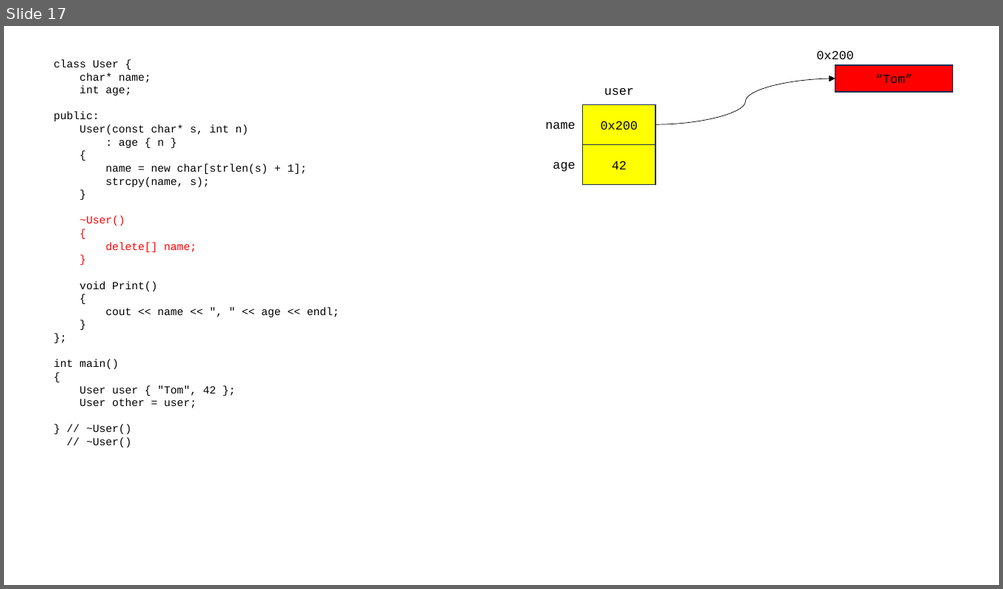
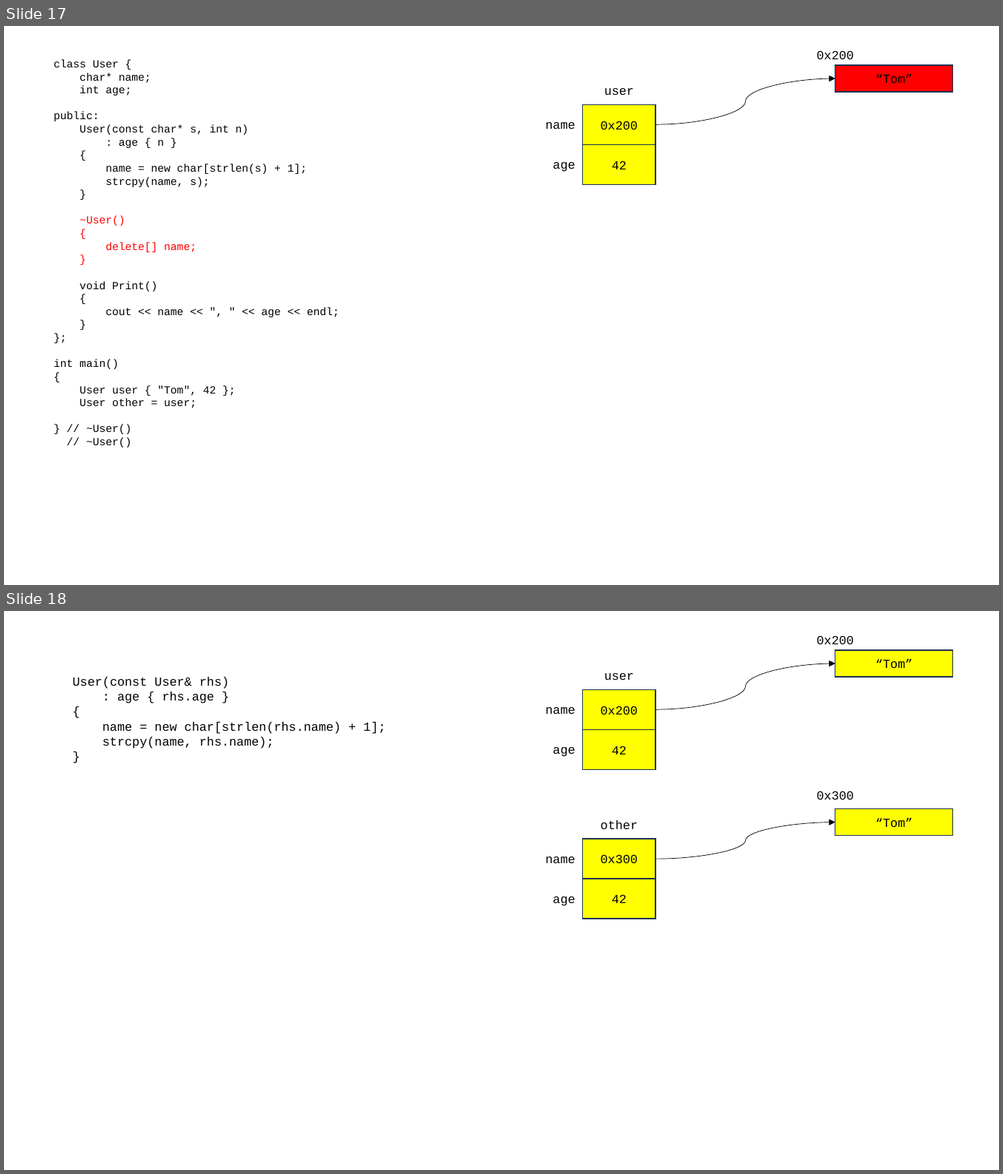
Before and after one commit to joonsungk/cpp_231023, a slide deck: cpp_231023.pptx. Shown one above the other, each under a label of ours: slide 17 before the commit, slides 17 and 18 after it. The pictures are 1003x589 and 1003x1174 pixels, drawn with LibreOffice and Linux fonts; fonts in the diff are those of the drawing. Boxes give left, top, right and bottom in pixels: in the first picture for what was removed or moved away, otherwise in the second. Text is boxed around its words. In the diff, an @@ line names an element or a change of style, - is before the commit and + after.

```diff
--- a/cpp_231023.pptx
+++ b/cpp_231023.pptx
@@ slide 18 added at (x1=4, y1=611, x2=999, y2=1170), background #FFFFFF @@
@@ text added at (x1=817, y1=635, x2=854, y2=644), 12 pt, text #000000 @@
+0x200
@@ rectangle added at (x1=835, y1=649, x2=953, y2=677), fill #FFFF00, outline #1E3256 1 pt, 12 pt, text #000000 @@
+“Tom”
@@ text added at (x1=73, y1=677, x2=385, y2=749), 12 pt, text #000000 @@
+User(const User& rhs)
+: age { rhs.age }
+{
+name = new char[strlen(rhs.name) + 1];
+strcpy(name, rhs.name);
+}
@@ text added at (x1=604, y1=673, x2=634, y2=680), 12 pt, text #000000 @@
+user
@@ curved arrow added from (655, 709) to (835, 664), #000000 0.5 pt @@
@@ rectangle added at (x1=582, y1=689, x2=655, y2=729), fill #FFFF00, outline #1E3256 1 pt, 12 pt, text #000000 @@
+0x200
@@ text added at (x1=545, y1=707, x2=575, y2=714), 12 pt, text #000000 @@
+name
@@ rectangle added at (x1=582, y1=729, x2=655, y2=770), fill #FFFF00, outline #1E3256 1 pt, 12 pt, text #000000 @@
+42
@@ text added at (x1=552, y1=747, x2=575, y2=757), 12 pt, text #000000 @@
+age
@@ text added at (x1=817, y1=791, x2=854, y2=800), 12 pt, text #000000 @@
+0x300
@@ rectangle added at (x1=835, y1=809, x2=953, y2=835), fill #FFFF00, outline #1E3256 1 pt, 12 pt, text #000000 @@
+“Tom”
@@ text added at (x1=600, y1=820, x2=637, y2=829), 12 pt, text #000000 @@
+other
@@ curved arrow added from (655, 860) to (835, 822), #000000 0.5 pt @@
@@ rectangle added at (x1=582, y1=840, x2=655, y2=880), fill #FFFF00, outline #1E3256 1 pt, 12 pt, text #000000 @@
+0x300
@@ text added at (x1=545, y1=857, x2=575, y2=863), 12 pt, text #000000 @@
+name
@@ text added at (x1=552, y1=897, x2=575, y2=906), 12 pt, text #000000 @@
+age
@@ rectangle added at (x1=582, y1=879, x2=655, y2=919), fill #FFFF00, outline #1E3256 1 pt, 12 pt, text #000000 @@
+42
```
Also in this commit, not shown: 6 other slides added, 2 other files.
